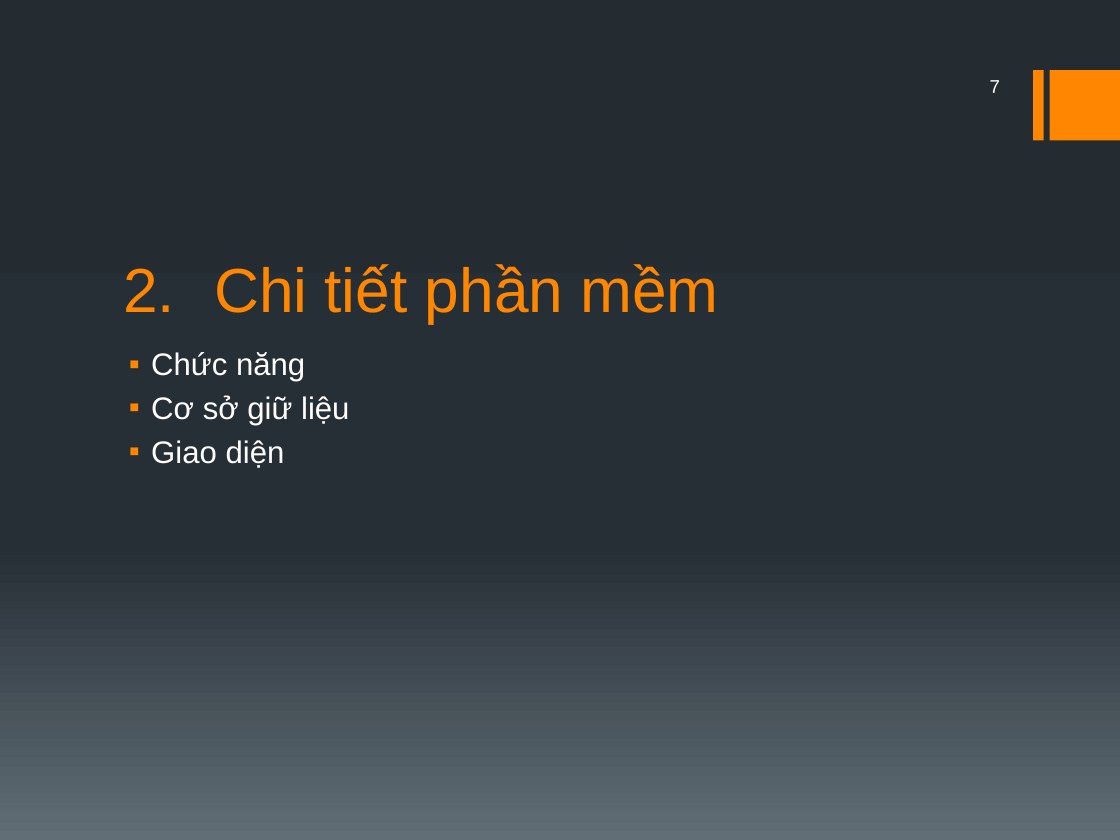
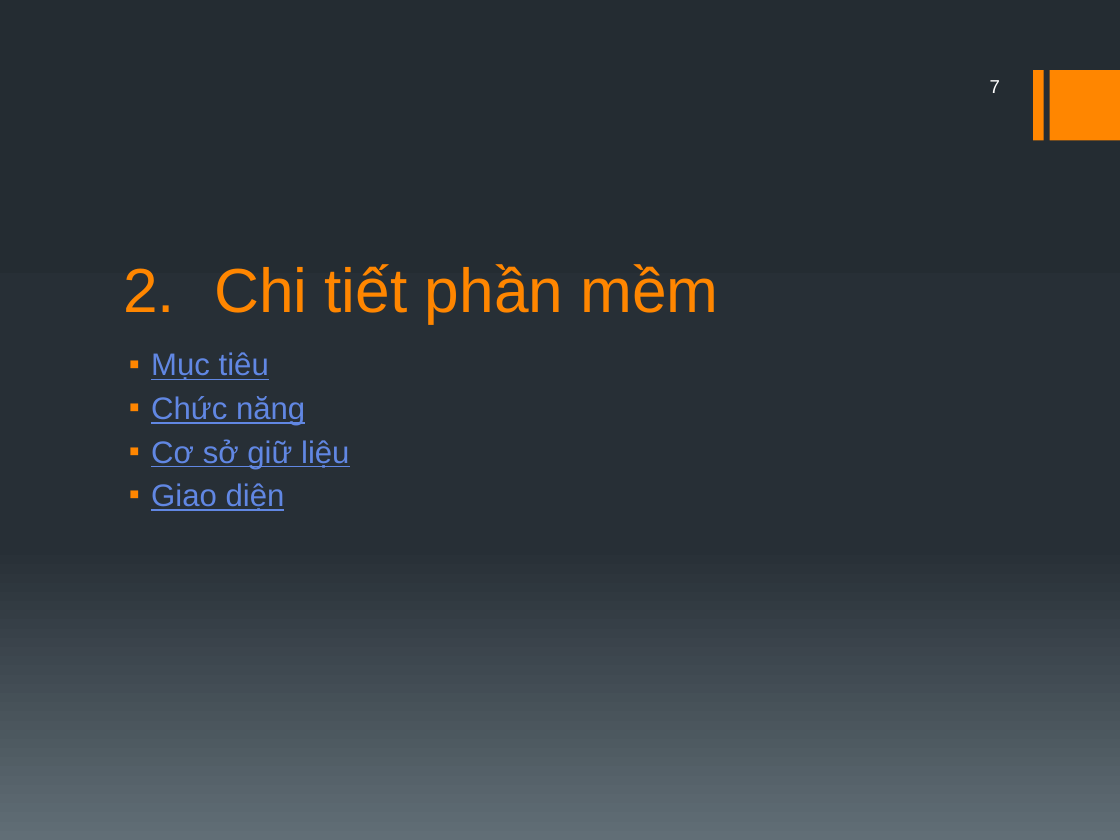
Before and after one commit to Hachiko001/CuaHang-NhaKho, a slide deck: slide 7 of Báo cáo/Báo cáo.pptx. Drawn at 1120x840 pixels with LibreOffice and Linux fonts; fonts in the diff are those of the drawing. Boxes give left, top, right and bottom in pixels: in the first picture for what was removed or moved away, otherwise in the second. Text is boxed around its words. In the diff, an @@ line names an element or a change of style, - is before the commit and + after.

Commit message:
Final update before presentation
Đã hoàn thành tất cả các chức năng trừ phần tên đăng nhập và chức danh
của nhân viên (cái này đang làm dở). Phần báo cáo tương đối đơn giản,
hạn chế màu mè. Không biết có ai đọc cái này k nữa...

```diff
--- a/Báo cáo/Báo cáo.pptx
+++ b/Báo cáo/Báo cáo.pptx
@@ text at [151,352,269,380]: paragraph added @@
+▪ Mục tiêu
@@ text at [151,396,349,511]: text colour #FFFFFF to #6187E3, underline on in "Chức năng", "Cơ sở giữ liệu", "Giao diện" @@
```
Also in this commit, not shown: 5 other slides changed, 8 slides added, 3 slides removed, 17 other files.
